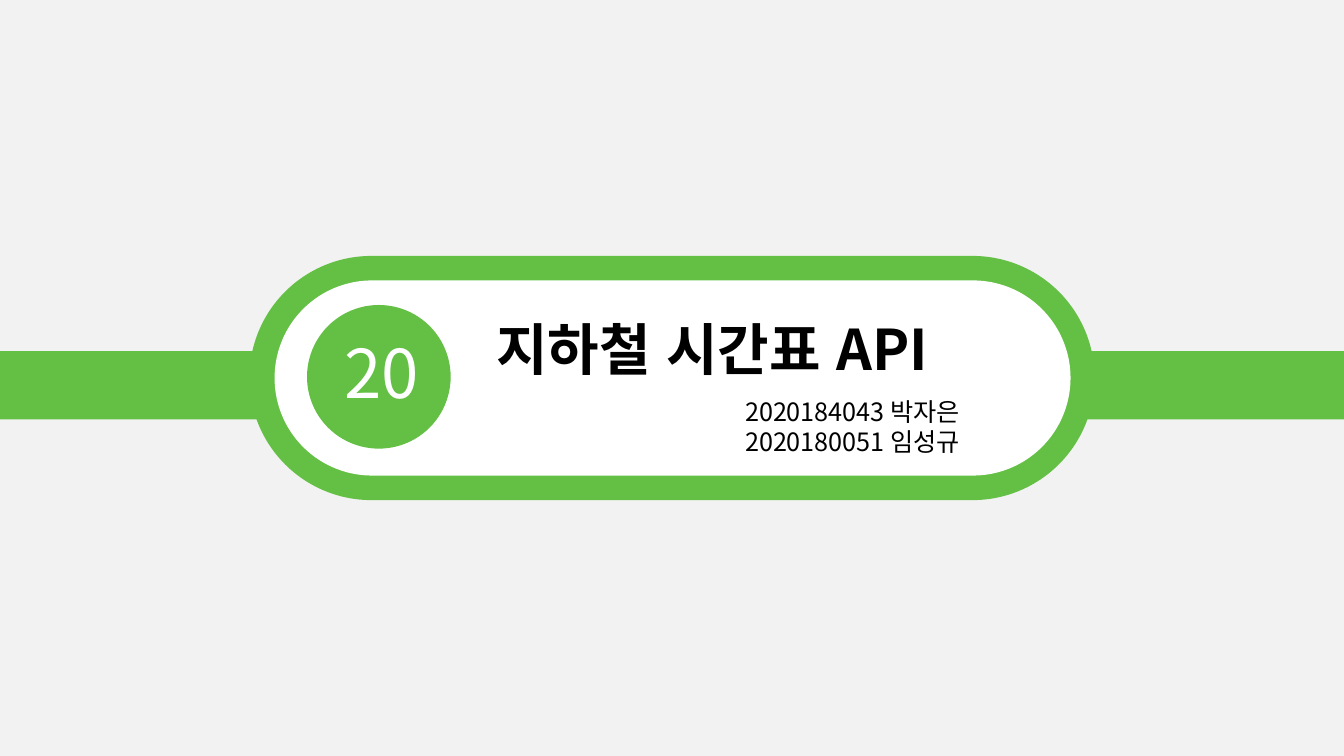
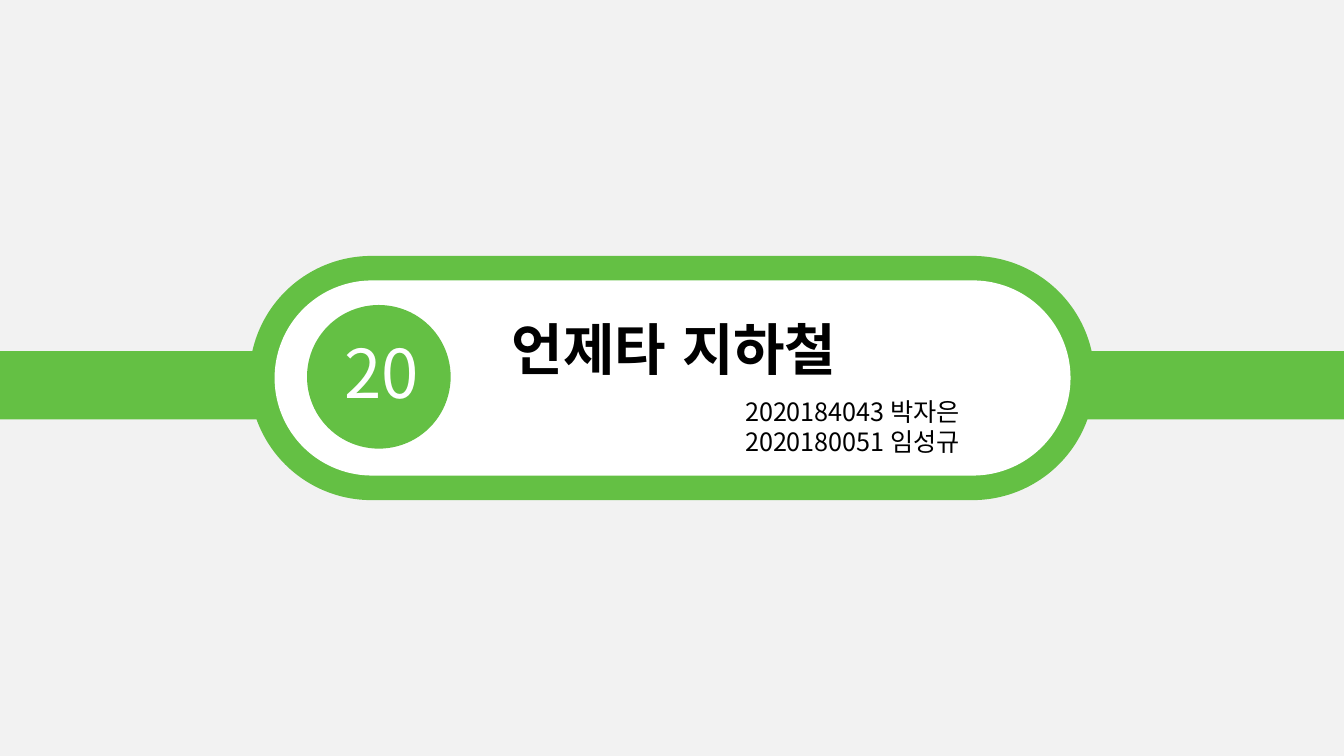
Before and after one commit to dev-kkyu/scriptlang, a slide deck: slide 1 of 기획발표_최종.pptx. Drawn at 1344x756 pixels with LibreOffice and Linux fonts; fonts in the diff are those of the drawing. Boxes give left, top, right and bottom in pixels: in the first picture for what was removed or moved away, otherwise in the second. Text is boxed around its words. In the diff, an @@ line names an element or a change of style, - is before the commit and + after.

```diff
--- a/기획발표_최종.pptx
+++ b/기획발표_최종.pptx
@@ text at [512,323,836,375]: text changed @@
-지하철 시간표 API
+언제타 지하철
```
Also in this commit, not shown: 3 other slides changed, 1 slide added.
